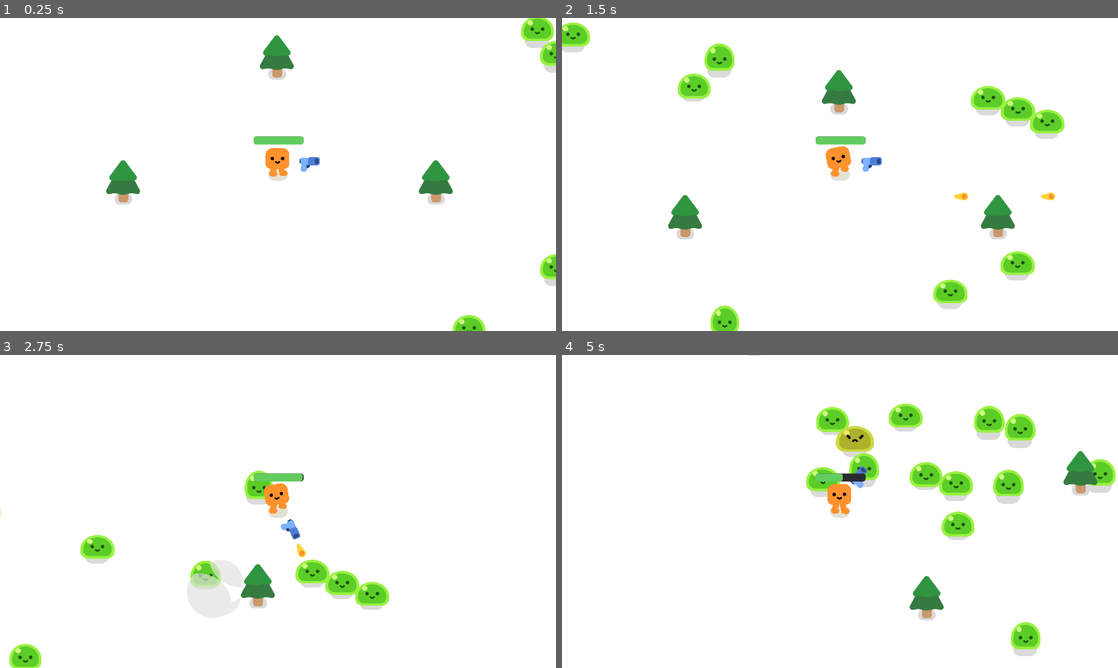
Above: before the commit, frames 1-4 (two rows, left to right).
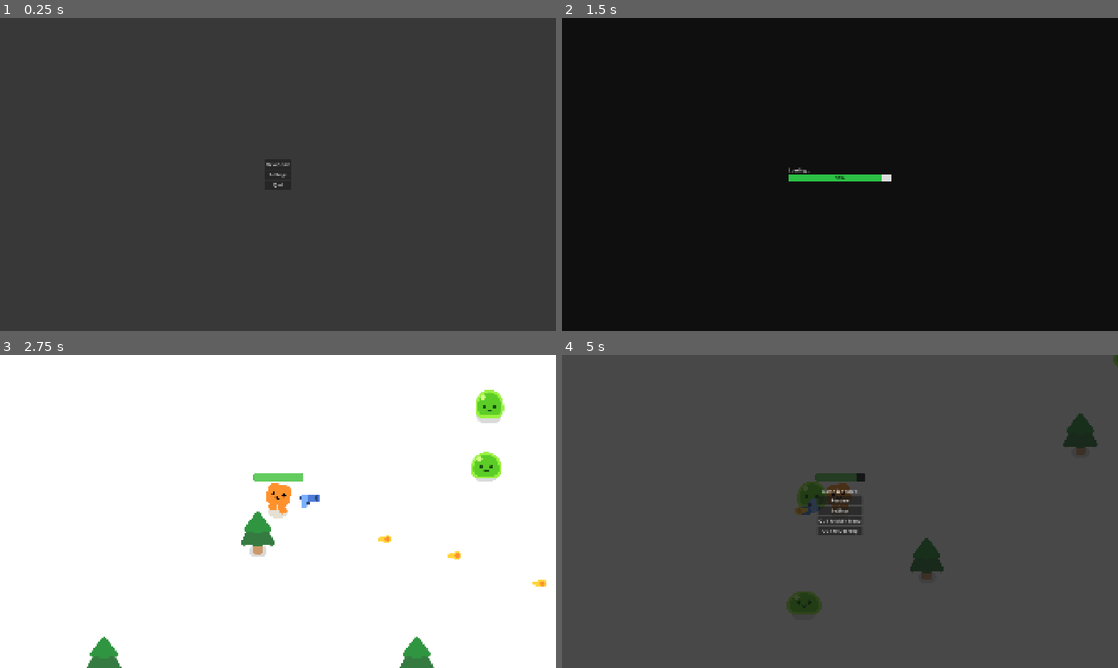
Above: after the commit, the same moments.

Repository: Gharantes/Projeto-desenvolvimento-jogo
Game: Godot game, scene res://game/main_menu/main_menu.tscn
Same seed, same stepped clock (60 frames per second), same inputs: the game is played once before the commit and once after it. Before the commit the project starts from res://game/game.tscn.
Inputs (mouse positions are in pixels of both pictures, inside the frame that each line leads up to):
- Up to frame 1 (0.25 s): no input
- Up to frame 2 (1.5 s): click (840, 165) at 0.5 s, where only the run after the commit has a clickable "New Game"; hold W (move_up) from 1.28 s (still down)
- Up to frame 3 (2.75 s): keep holding W (move_up)
- Up to frame 4 (5 s): release W (move_up) at 2.78 s; hold A (move_left) 2.78-4.28 s; hold S (move_down) from 4.28 s (still down); tap Escape (esc, bound only after the commit) at 4.9 s

The runs differ from the first frame. In frame 1, 100% of the frame differs, in the area x 0-100%, y 0-100%; in frame 2, 100%; in frame 3, 6.2%; in frame 4, 100%.

Commit message:
SAD

Diff:
--- a/characters/player/player.gd
+++ b/characters/player/player.gd
@@ -13,7 +13,7 @@
 	else:
 		%HappyBoo.play_idle_animation()
 
-	const DAMAGE_RATE = 20.0
+	const DAMAGE_RATE = 100.0
 	var overlapping_mobs = %Hurtbox.get_overlapping_bodies()
 	if overlapping_mobs.size() > 0:
 		health -= DAMAGE_RATE * overlapping_mobs.size() * delta
--- a/game/game.gd
+++ b/game/game.gd
@@ -1,25 +1,19 @@
 extends Node2D
 
-func _ready() -> void:
-	spawn_mob()
-	spawn_mob()
-	spawn_mob()
-	spawn_mob()
-	spawn_mob()
+
+const MAX_MOBS = 25
+var current_mobs = 0
 
 func spawn_mob():
 	var new_mob = preload("res://characters/slime/mob.tscn").instantiate()
 	%PathFollow2D.progress_ratio = randf()
 	new_mob.global_position = %PathFollow2D.global_position
 	add_child(new_mob)
-	pass
-
 
 func _on_timer_timeout() -> void:
-	spawn_mob()
-
+	if current_mobs < MAX_MOBS:
+		spawn_mob()
+		current_mobs += 1
 
 func _on_player_health_depleted() -> void:
-	%GameOverScreen.visible = true
-	get_tree().paused = true
-	pass # Replace with function body.
+	%GameOverScreen.activate()
--- a/game/game.tscn
+++ b/game/game.tscn
@@ -2,7 +2,10 @@
 
 [ext_resource type="Script" uid="uid://csu601wgxyjld" path="res://game/game.gd" id="1_4fuuu"]
 [ext_resource type="PackedScene" uid="uid://3et1wn8i44be" path="res://characters/player/player.tscn" id="1_l1rk1"]
+[ext_resource type="PackedScene" uid="uid://rfge8x3nlu4r" path="res://game/pause_screen/pause_screen.tscn" id="2_4fuuu"]
 [ext_resource type="PackedScene" uid="uid://ce11bxhiyk7y8" path="res://trees/pine_tree.tscn" id="2_vasa2"]
+[ext_resource type="PackedScene" uid="uid://cxguhtibeeqqi" path="res://game/game_over_screen/game_over_screen.tscn" id="3_dxrkv"]
+[ext_resource type="PackedScene" uid="uid://cqughp7ro5w3" path="res://game/settings_menu/settings_menu.tscn" id="4_dakft"]
 
 [sub_resource type="Curve2D" id="Curve2D_dxrkv"]
 _data = {
@@ -14,38 +17,24 @@
 y_sort_enabled = true
 script = ExtResource("1_4fuuu")
 
-[node name="GameOverScreen" type="CanvasLayer" parent="." unique_id=974598608]
+[node name="CanvasLayer" type="CanvasLayer" parent="." unique_id=1766754331]
+
+[node name="PauseScreen" parent="CanvasLayer" unique_id=1389009125 instance=ExtResource("2_4fuuu")]
 unique_name_in_owner = true
 visible = false
 
-[node name="ColorRect" type="ColorRect" parent="GameOverScreen" unique_id=519590811]
-anchors_preset = 15
-anchor_right = 1.0
-anchor_bottom = 1.0
-grow_horizontal = 2
-grow_vertical = 2
-color = Color(0, 0, 0, 0.78431374)
+[node name="GameOverScreen" parent="CanvasLayer" unique_id=1541215547 instance=ExtResource("3_dxrkv")]
+unique_name_in_owner = true
+visible = false
 
-[node name="Label" type="Label" parent="GameOverScreen/ColorRect" unique_id=1439579866]
-layout_mode = 1
-anchors_preset = 8
-anchor_left = 0.5
-anchor_top = 0.5
-anchor_right = 0.5
-anchor_bottom = 0.5
-offset_left = -43.5
-offset_top = -11.5
-offset_right = 43.5
-offset_bottom = 11.5
-grow_horizontal = 2
-grow_vertical = 2
-theme_override_font_sizes/font_size = 100
-text = "Game Over"
+[node name="SettingsMenu" parent="CanvasLayer" unique_id=807785419 instance=ExtResource("4_dakft")]
+unique_name_in_owner = true
+visible = false
 
-[node name="CanvasLayer" type="CanvasLayer" parent="." unique_id=489855572]
+[node name="GameBg" type="CanvasLayer" parent="." unique_id=489855572]
 layer = -1
 
-[node name="ColorRect" type="ColorRect" parent="CanvasLayer" unique_id=1040995062]
+[node name="ColorRect" type="ColorRect" parent="GameBg" unique_id=1040995062]
 anchors_preset = 15
 anchor_right = 1.0
 anchor_bottom = 1.0
--- /dev/null
+++ b/game/game_over_screen/game_over_screen.gd
@@ -0,0 +1,28 @@
+extends Control
+
+var IS_ACTIVE = false
+
+func _ready() -> void:
+	process_mode = Node.PROCESS_MODE_ALWAYS
+	$VBoxContainer.process_mode = Node.PROCESS_MODE_ALWAYS
+
+func activate():
+	IS_ACTIVE = true
+	visible = true
+	get_tree().paused = true
+
+func deactivate():
+	IS_ACTIVE = false
+	visible = false
+	get_tree().paused = false
+
+func _on_quit_button_pressed() -> void:
+	get_tree().quit()
+
+func _on_restart_button_pressed() -> void:
+	get_tree().paused = false
+	get_tree().reload_current_scene()
+
+func _on_quit_to_main_menu_button_pressed() -> void:
+	deactivate()
+	get_tree().change_scene_to_file("res://game/main_menu/main_menu.tscn")
--- /dev/null
+++ b/game/game_over_screen/game_over_screen.tscn
@@ -0,0 +1,61 @@
+[gd_scene format=3 uid="uid://cxguhtibeeqqi"]
+
+[ext_resource type="Script" uid="uid://cupodp6vspwb7" path="res://game/game_over_screen/game_over_screen.gd" id="1_qhgmo"]
+
+[node name="GameOverScreen" type="Control" unique_id=1541215547]
+layout_mode = 3
+anchors_preset = 15
+anchor_right = 1.0
+anchor_bottom = 1.0
+grow_horizontal = 2
+grow_vertical = 2
+script = ExtResource("1_qhgmo")
+
+[node name="ColorRect" type="ColorRect" parent="." unique_id=955859312]
+layout_mode = 1
+anchors_preset = 15
+anchor_right = 1.0
+anchor_bottom = 1.0
+grow_horizontal = 2
+grow_vertical = 2
+color = Color(0, 0, 0, 0.78431374)
+
+[node name="VBoxContainer" type="VBoxContainer" parent="." unique_id=1582074734]
+layout_mode = 1
+anchors_preset = 8
+anchor_left = 0.5
+anchor_top = 0.5
+anchor_right = 0.5
+anchor_bottom = 0.5
+offset_left = -271.5
+offset_top = -68.5
+offset_right = 271.5
+offset_bottom = 68.5
+grow_horizontal = 2
+grow_vertical = 2
+
+[node name="Label" type="Label" parent="VBoxContainer" unique_id=1552110300]
+layout_mode = 2
+theme_override_font_sizes/font_size = 100
+text = "Game Over"
+
+[node name="HBoxContainer" type="HBoxContainer" parent="VBoxContainer" unique_id=1916509108]
+layout_mode = 2
+
+[node name="Restart Button" type="Button" parent="VBoxContainer/HBoxContainer" unique_id=1695283326]
+layout_mode = 2
+text = "Restart"
+
+[node name="Quit to Main Menu Button" type="Button" parent="VBoxContainer/HBoxContainer" unique_id=9800780]
+layout_mode = 2
+text = "Quit to Main Menu
+"
+
+[node name="Quit to Desktop Button" type="Button" parent="VBoxContainer/HBoxContainer" unique_id=1888825849]
+layout_mode = 2
+text = "Quit to Desktop
+"
+
+[connection signal="pressed" from="VBoxContainer/HBoxContainer/Restart Button" to="." method="_on_restart_button_pressed"]
+[connection signal="pressed" from="VBoxContainer/HBoxContainer/Quit to Main Menu Button" to="." method="_on_quit_to_main_menu_button_pressed"]
+[connection signal="pressed" from="VBoxContainer/HBoxContainer/Quit to Desktop Button" to="." method="_on_quit_button_pressed"]
--- /dev/null
+++ b/game/loading_screen/loading_screen.gd
@@ -0,0 +1,9 @@
+extends Control
+
+var value = 0
+
+func _on_timer_timeout() -> void:
+	value += 10
+	%ProgressBar.value = value
+	if value >= 100:
+		get_tree().change_scene_to_file("res://game/game.tscn")
--- /dev/null
+++ b/game/loading_screen/loading_screen.tscn
@@ -0,0 +1,58 @@
+[gd_scene format=3 uid="uid://bojp3s2n3ana8"]
+
+[ext_resource type="Script" uid="uid://bnt444ok36h6q" path="res://game/loading_screen/loading_screen.gd" id="1_oegrr"]
+
+[sub_resource type="StyleBoxFlat" id="StyleBoxFlat_ry7sf"]
+bg_color = Color(0.86036915, 0.8603692, 0.8603691, 1)
+
+[sub_resource type="StyleBoxFlat" id="StyleBoxFlat_oegrr"]
+bg_color = Color(0.17412573, 0.7524427, 0.26667652, 1)
+
+[node name="Loading Screen" type="Control" unique_id=238206869]
+layout_mode = 3
+anchors_preset = 15
+anchor_right = 1.0
+anchor_bottom = 1.0
+grow_horizontal = 2
+grow_vertical = 2
+script = ExtResource("1_oegrr")
+
+[node name="ColorRect" type="ColorRect" parent="." unique_id=1262534468]
+layout_mode = 1
+anchors_preset = 15
+anchor_right = 1.0
+anchor_bottom = 1.0
+grow_horizontal = 2
+grow_vertical = 2
+color = Color(0.06053035, 0.06053035, 0.060530342, 1)
+
+[node name="VBoxContainer" type="VBoxContainer" parent="." unique_id=1486630844]
+layout_mode = 1
+anchors_preset = 8
+anchor_left = 0.5
+anchor_top = 0.5
+anchor_right = 0.5
+anchor_bottom = 0.5
+offset_left = -178.0
+offset_top = -27.0
+offset_right = 178.0
+offset_bottom = 27.0
+grow_horizontal = 2
+grow_vertical = 2
+
+[node name="Label" type="Label" parent="VBoxContainer" unique_id=103312214]
+layout_mode = 2
+text = "Loading..."
+
+[node name="ProgressBar" type="ProgressBar" parent="VBoxContainer" unique_id=291261748]
+unique_name_in_owner = true
+layout_mode = 2
+theme_override_colors/font_color = Color(0.011087557, 0.011087585, 0.0110876355, 1)
+theme_override_styles/background = SubResource("StyleBoxFlat_ry7sf")
+theme_override_styles/fill = SubResource("StyleBoxFlat_oegrr")
+
+[node name="Timer" type="Timer" parent="." unique_id=1917014943]
+wait_time = 0.1
+autostart = true
+
+[connection signal="timeout" from="Timer" to="." method="_on_timer_timeout"]
--- /dev/null
+++ b/game/main_menu/main_menu.gd
@@ -0,0 +1,11 @@
+extends Control
+
+
+func _on_new_game_button_pressed() -> void:
+	get_tree().change_scene_to_file("res://game/loading_screen/loading_screen.tscn")
+
+func _on_settings_button_pressed() -> void:
+	$SettingsMenu.activate()
+
+func _on_quit_button_pressed() -> void:
+	get_tree().quit()
--- /dev/null
+++ b/game/main_menu/main_menu.tscn
@@ -0,0 +1,56 @@
+[gd_scene format=3 uid="uid://cvuxrl672cpnp"]
+
+[ext_resource type="Script" uid="uid://cm5fn7xypwxhj" path="res://game/main_menu/main_menu.gd" id="1_f1bok"]
+[ext_resource type="PackedScene" uid="uid://cqughp7ro5w3" path="res://game/settings_menu/settings_menu.tscn" id="2_rlutr"]
+
+[node name="MainMenu" type="Control" unique_id=1334798674]
+layout_mode = 3
+anchors_preset = 15
+anchor_right = 1.0
+anchor_bottom = 1.0
+grow_horizontal = 2
+grow_vertical = 2
+script = ExtResource("1_f1bok")
+
+[node name="ColorRect" type="ColorRect" parent="." unique_id=46677249]
+layout_mode = 1
+anchors_preset = 15
+anchor_right = 1.0
+anchor_bottom = 1.0
+grow_horizontal = 2
+grow_vertical = 2
+color = Color(0.21950102, 0.21950102, 0.21950102, 1)
+
+[node name="VBoxContainer" type="VBoxContainer" parent="." unique_id=1854399401]
+layout_mode = 1
+anchors_preset = 8
+anchor_left = 0.5
+anchor_top = 0.5
+anchor_right = 0.5
+anchor_bottom = 0.5
+offset_left = -46.5
+offset_top = -50.5
+offset_right = 46.5
+offset_bottom = 50.5
+grow_horizontal = 2
+grow_vertical = 2
+
+[node name="New Game Button" type="Button" parent="VBoxContainer" unique_id=1614087927]
+layout_mode = 2
+text = "New Game"
+
+[node name="Settings Button" type="Button" parent="VBoxContainer" unique_id=1326775594]
+layout_mode = 2
+text = "Settings"
+
+[node name="Quit Button" type="Button" parent="VBoxContainer" unique_id=649234435]
+layout_mode = 2
+text = "Quit"
+
+[node name="SettingsMenu" parent="." unique_id=807785419 instance=ExtResource("2_rlutr")]
+visible = false
+layout_mode = 1
+
+[connection signal="pressed" from="VBoxContainer/New Game Button" to="." method="_on_new_game_button_pressed"]
+[connection signal="pressed" from="VBoxContainer/Settings Button" to="." method="_on_settings_button_pressed"]
+[connection signal="pressed" from="VBoxContainer/Quit Button" to="." method="_on_quit_button_pressed"]
--- /dev/null
+++ b/game/pause_screen/pause_screen.gd
@@ -0,0 +1,33 @@
+extends Control
+
+var game_is_paused = false
+
+func _ready() -> void:
+	process_mode = Node.PROCESS_MODE_ALWAYS
+	$VBoxContainer.process_mode = Node.PROCESS_MODE_ALWAYS
+
+func do_actions():
+	get_tree().paused = game_is_paused
+	visible = game_is_paused
+
+func _unhandled_input(event: InputEvent) -> void:
+	if %GameOverScreen.IS_ACTIVE:
+		return
+	if Input.is_action_just_pressed("esc"):
+		game_is_paused = !game_is_paused
+		do_actions()
+
+func _on_quit_button_pressed() -> void:
+	get_tree().quit()
+
+func _on_resume_button_pressed() -> void:
+	game_is_paused = false
+	do_actions()
+
+func _on_settings_button_pressed() -> void:
+	%SettingsMenu.activate()
+
+func _on_quit_to_main_menu_button_pressed() -> void:
+	game_is_paused = false
+	do_actions()
+	get_tree().change_scene_to_file("res://game/main_menu/main_menu.tscn")
--- /dev/null
+++ b/game/pause_screen/pause_screen.tscn
@@ -0,0 +1,62 @@
+[gd_scene format=3 uid="uid://rfge8x3nlu4r"]
+
+[ext_resource type="Script" uid="uid://bghh2wm5lp2aw" path="res://game/pause_screen/pause_screen.gd" id="1_a4k0e"]
+
+[node name="PauseScreen" type="Control" unique_id=2118432441]
+layout_mode = 3
+anchors_preset = 15
+anchor_right = 1.0
+anchor_bottom = 1.0
+grow_horizontal = 2
+grow_vertical = 2
+script = ExtResource("1_a4k0e")
+
+[node name="ColorRect" type="ColorRect" parent="." unique_id=823500261]
+layout_mode = 1
+anchors_preset = 15
+anchor_right = 1.0
+anchor_bottom = 1.0
+grow_horizontal = 2
+grow_vertical = 2
+color = Color(0.0627451, 0.0627451, 0.0627451, 0.7647059)
+
+[node name="VBoxContainer" type="VBoxContainer" parent="." unique_id=2102419648]
+layout_mode = 1
+anchors_preset = 8
+anchor_left = 0.5
+anchor_top = 0.5
+anchor_right = 0.5
+anchor_bottom = 0.5
+offset_left = -61.5
+offset_top = -46.5
+offset_right = 61.5
+offset_bottom = 46.5
+grow_horizontal = 2
+grow_vertical = 2
+
+[node name="Label" type="Label" parent="VBoxContainer" unique_id=1368843271]
+layout_mode = 2
+text = "Game is Paused"
+horizontal_alignment = 1
+
+[node name="Resume Button" type="Button" parent="VBoxContainer" unique_id=1589596989]
+layout_mode = 2
+text = "Resume"
+
+[node name="Settings Button" type="Button" parent="VBoxContainer" unique_id=1646232823]
+layout_mode = 2
+text = "Settings"
+
+[node name="Quit to Main Menu Button" type="Button" parent="VBoxContainer" unique_id=1606560398]
+layout_mode = 2
+text = "Quit to Main Menu
+"
+
+[node name="Quit Button" type="Button" parent="VBoxContainer" unique_id=560846825]
+layout_mode = 2
+text = "Quit to Desktop"
+
+[connection signal="pressed" from="VBoxContainer/Resume Button" to="." method="_on_resume_button_pressed"]
+[connection signal="pressed" from="VBoxContainer/Settings Button" to="." method="_on_settings_button_pressed"]
+[connection signal="pressed" from="VBoxContainer/Quit to Main Menu Button" to="." method="_on_quit_to_main_menu_button_pressed"]
+[connection signal="pressed" from="VBoxContainer/Quit Button" to="." method="_on_quit_button_pressed"]
--- /dev/null
+++ b/game/settings_menu/settings_menu.gd
@@ -0,0 +1,19 @@
+extends Control
+
+var IS_ACTIVE = false
+
+func _ready() -> void:
+	process_mode = Node.PROCESS_MODE_ALWAYS
+	$Panel.process_mode = Node.PROCESS_MODE_ALWAYS
+
+func _on_close_button_pressed() -> void:
+	deactivate()
+
+func activate():
+	IS_ACTIVE = true
+	visible = true
+
+func deactivate():
+	print("Teste")
+	IS_ACTIVE = false
+	visible = false
--- /dev/null
+++ b/game/settings_menu/settings_menu.tscn
@@ -0,0 +1,72 @@
+[gd_scene format=3 uid="uid://cqughp7ro5w3"]
+
+[ext_resource type="Script" uid="uid://i5jf842ymax8" path="res://game/settings_menu/settings_menu.gd" id="1_h77k3"]
+
+[sub_resource type="StyleBoxFlat" id="StyleBoxFlat_h77k3"]
+bg_color = Color(0.24115604, 0.24115607, 0.24115595, 1)
+
+[node name="SettingsMenu" type="Control" unique_id=807785419]
+layout_mode = 3
+anchors_preset = 15
+anchor_right = 1.0
+anchor_bottom = 1.0
+grow_horizontal = 2
+grow_vertical = 2
+script = ExtResource("1_h77k3")
+
+[node name="Panel" type="Panel" parent="." unique_id=1687882567]
+layout_mode = 1
+anchors_preset = 8
+anchor_left = 0.5
+anchor_top = 0.5
+anchor_right = 0.5
+anchor_bottom = 0.5
+offset_left = -167.5
+offset_top = -69.0
+offset_right = 167.5
+offset_bottom = 69.0
+grow_horizontal = 2
+grow_vertical = 2
+theme_override_styles/panel = SubResource("StyleBoxFlat_h77k3")
+
+[node name="VBoxContainer2" type="VBoxContainer" parent="Panel" unique_id=573800069]
+layout_mode = 1
+anchors_preset = 15
+anchor_right = 1.0
+anchor_bottom = 1.0
+grow_horizontal = 2
+grow_vertical = 2
+
+[node name="VBoxContainer" type="VBoxContainer" parent="Panel/VBoxContainer2" unique_id=143207060]
+layout_mode = 2
+size_flags_vertical = 3
+
+[node name="HBoxContainer" type="HBoxContainer" parent="Panel/VBoxContainer2/VBoxContainer" unique_id=817137013]
+layout_mode = 2
+size_flags_horizontal = 8
+
+[node name="Close Button" type="Button" parent="Panel/VBoxContainer2/VBoxContainer/HBoxContainer" unique_id=496176807]
+layout_mode = 2
+size_flags_horizontal = 0
+text = "Close
+"
+
+[node name="MarginContainer" type="MarginContainer" parent="Panel/VBoxContainer2/VBoxContainer" unique_id=371112591]
+layout_mode = 2
+size_flags_vertical = 3
+theme_override_constants/margin_left = 10
+theme_override_constants/margin_top = 10
+theme_override_constants/margin_right = 10
+theme_override_constants/margin_bottom = 10
+
+[node name="VBoxContainer" type="VBoxContainer" parent="Panel/VBoxContainer2/VBoxContainer/MarginContainer" unique_id=1910471016]
+layout_mode = 2
+
+[node name="Label" type="Label" parent="Panel/VBoxContainer2/VBoxContainer/MarginContainer/VBoxContainer" unique_id=127812917]
+layout_mode = 2
+text = "Audio"
+
+[node name="HSlider" type="HSlider" parent="Panel/VBoxContainer2/VBoxContainer/MarginContainer/VBoxContainer" unique_id=966671928]
+layout_mode = 2
+
+[connection signal="pressed" from="Panel/VBoxContainer2/VBoxContainer/HBoxContainer/Close Button" to="." method="_on_close_button_pressed"]
--- a/project.godot
+++ b/project.godot
@@ -75,7 +75,7 @@
 [application]
 
 config/name="Your First 2D Game With Godot 4: START (GDQuest)"
-run/main_scene="uid://b0orcf2elt0ig"
+run/main_scene="uid://cvuxrl672cpnp"
 config/features=PackedStringArray("4.6", "Forward Plus")
 config/icon="res://icon.png"
 
@@ -83,7 +83,8 @@
 
 window/size/viewport_width=1920
 window/size/viewport_height=1080
-window/stretch/mode="viewport"
+window/stretch/mode="canvas_items"
+window/stretch/aspect="expand"
 
 [dotnet]
 
@@ -115,6 +116,11 @@
 "events": [Object(InputEventKey,"resource_local_to_scene":false,"resource_name":"","device":-1,"window_id":0,"alt_press …(192 unchanged characters)…
 ]
 }
+esc={
+"deadzone": 0.2,
+"events": [Object(InputEventKey,"resource_local_to_scene":false,"resource_name":"","device":-1,"window_id":0,"alt_pressed":false,"shift_pressed":false,"ctrl_pressed":false,"meta_pressed":false,"pressed":false,"keycode":0,"physical_keycode":4194305,"key_label":0,"unicode":0,"location":0,"echo":false,"script":null)
+]
+}
 
 [layer_names]
 
Not shown, added: game/game_over_screen/game_over_screen.gd.uid
Not shown, added: game/loading_screen/loading_screen.gd.uid
Not shown, added: game/main_menu/main_menu.gd.uid
Not shown, added: game/pause_screen/pause_screen.gd.uid
Not shown, added: game/settings_menu/settings_menu.gd.uid
Not shown, added: game/pause_screen/pause_screen.tscn4106061383.tmp
Not shown, added: game/pause_screen/pause_screen.tscn4110211773.tmp
